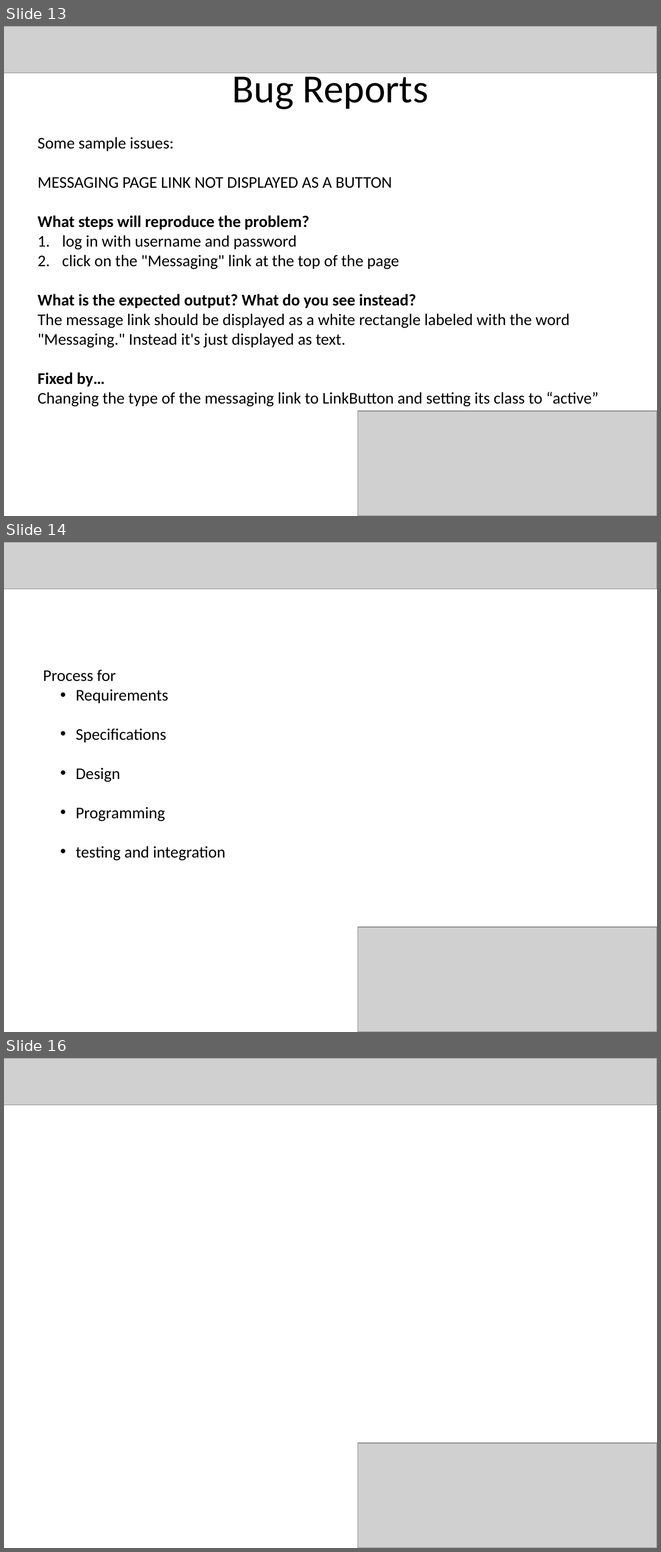
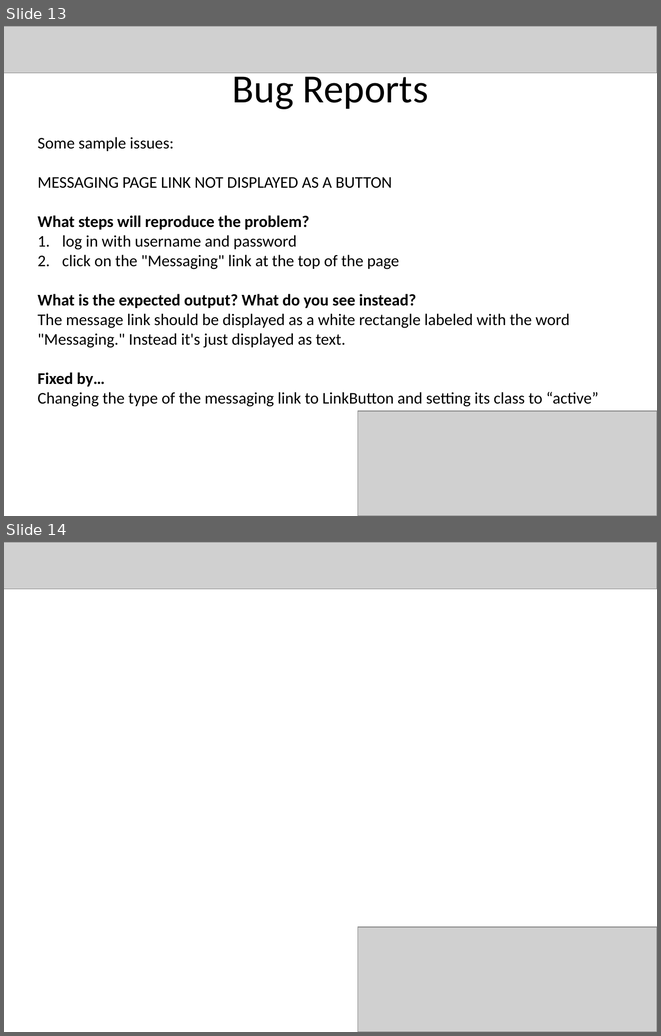
Before and after one commit to bjarratt/csce431-team1, a slide deck: FinalPres.pptx. Shown one above the other, each under a label of ours: slides 13, 14 and 16 before the commit, slides 13 and 14 after it; the slides between them are not shown. The pictures are 661x1552 and 661x1036 pixels, drawn with LibreOffice and Linux fonts; fonts in the diff are those of the drawing; grey boxes stand for pictures. Boxes give left, top, right and bottom in pixels: in the first picture for what was removed or moved away, otherwise in the second. Text is boxed around its words. In the diff, an @@ line names an element or a change of style, - is before the commit and + after.

```diff
--- a/FinalPres.pptx
+++ b/FinalPres.pptx
@@ slide 14 removed at box(4, 542, 657, 1032), background #FFFFFF @@
@@ picture removed at box(4, 542, 657, 589) @@
@@ text removed at box(43, 670, 226, 861) @@
-Process for
-  • Requirements
-  • Specifications
-  • Design
-  • Programming
-  • testing and integration
@@ picture removed at box(358, 927, 657, 1032) @@
@@ what was slide 16 is now slide 14 @@
```
Also in this commit, not shown: 1 slide changed, 1 other slide removed.
